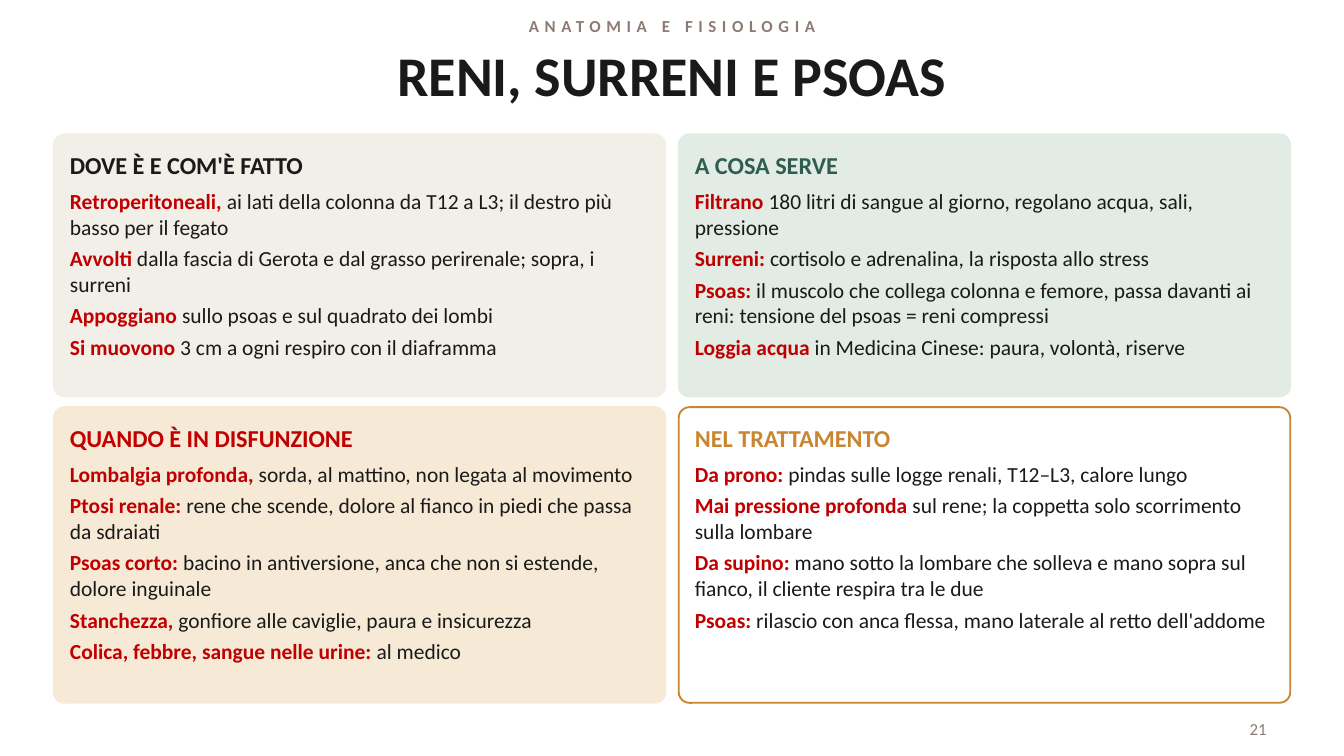
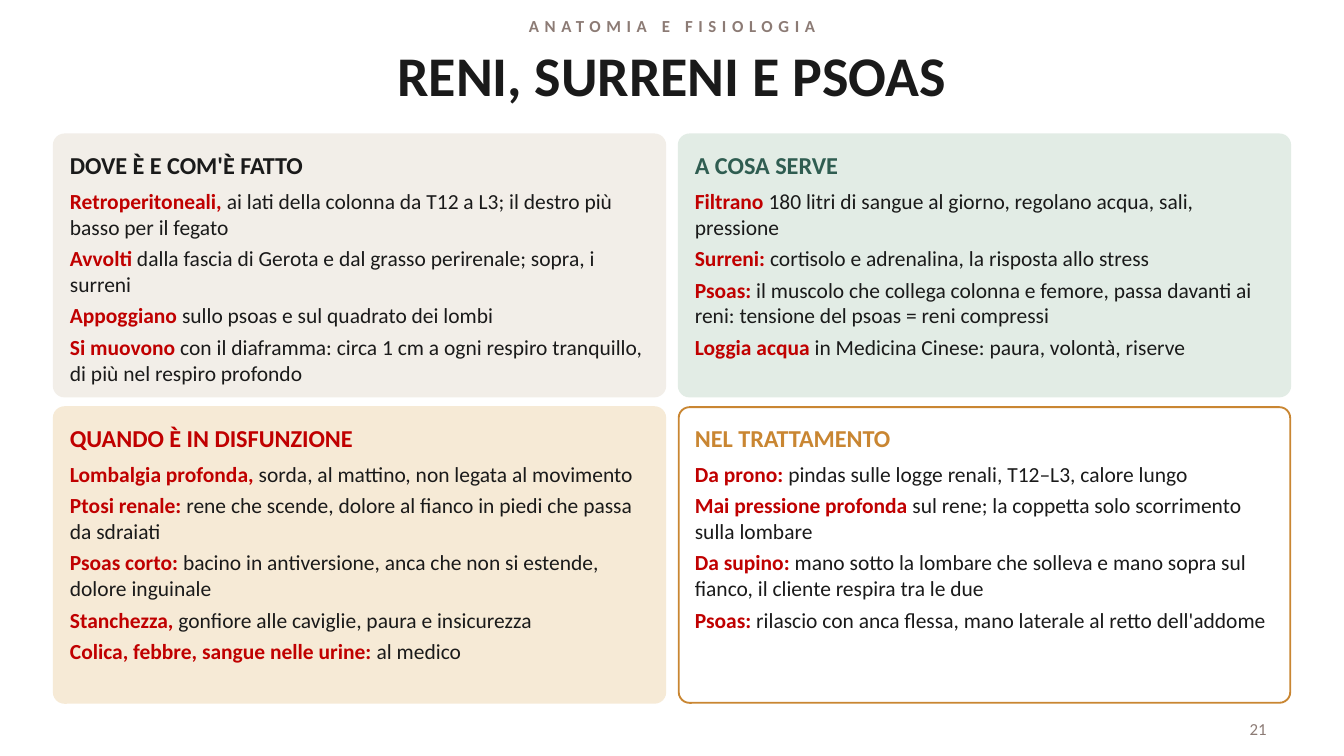
Before and after one commit to davidemcb/kinesiologia-studio, a slide deck: slide 21 of formazione/dispense/viscerale-2-livello.pptx. Drawn at 1344x756 pixels with LibreOffice and Linux fonts; fonts in the diff are those of the drawing. Boxes give left, top, right and bottom in pixels: in the first picture for what was removed or moved away, otherwise in the second. Text is boxed around its words. In the diff, an @@ line names an element or a change of style, - is before the commit and + after.

```diff
--- a/formazione/dispense/viscerale-2-livello.pptx
+++ b/formazione/dispense/viscerale-2-livello.pptx
@@ text at [70,340,642,385]: text changed @@
-• Si muovono 3 cm a ogni respiro con il diaframma
+• Si muovono con il diaframma: circa 1 cm a ogni respiro tranquillo, di più nel respiro profondo
```
Also in this commit, not shown: 1 other slide changed.
